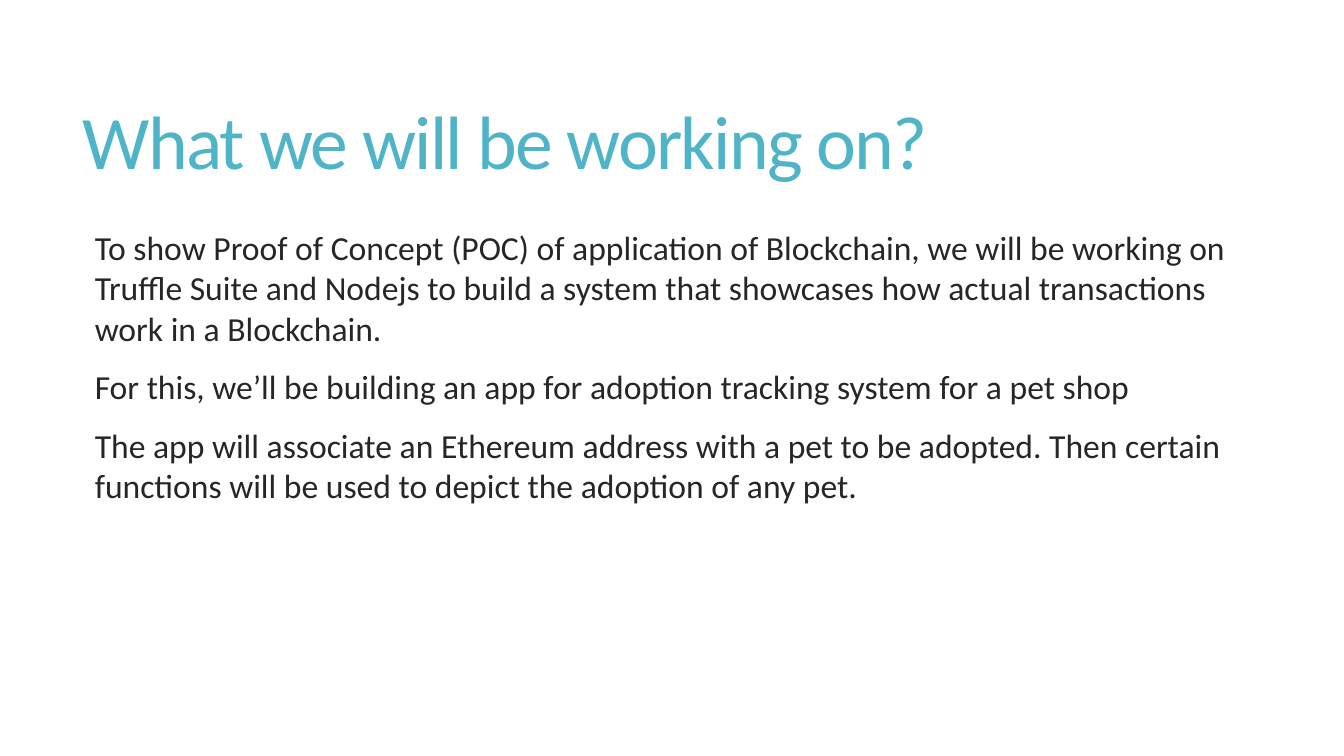
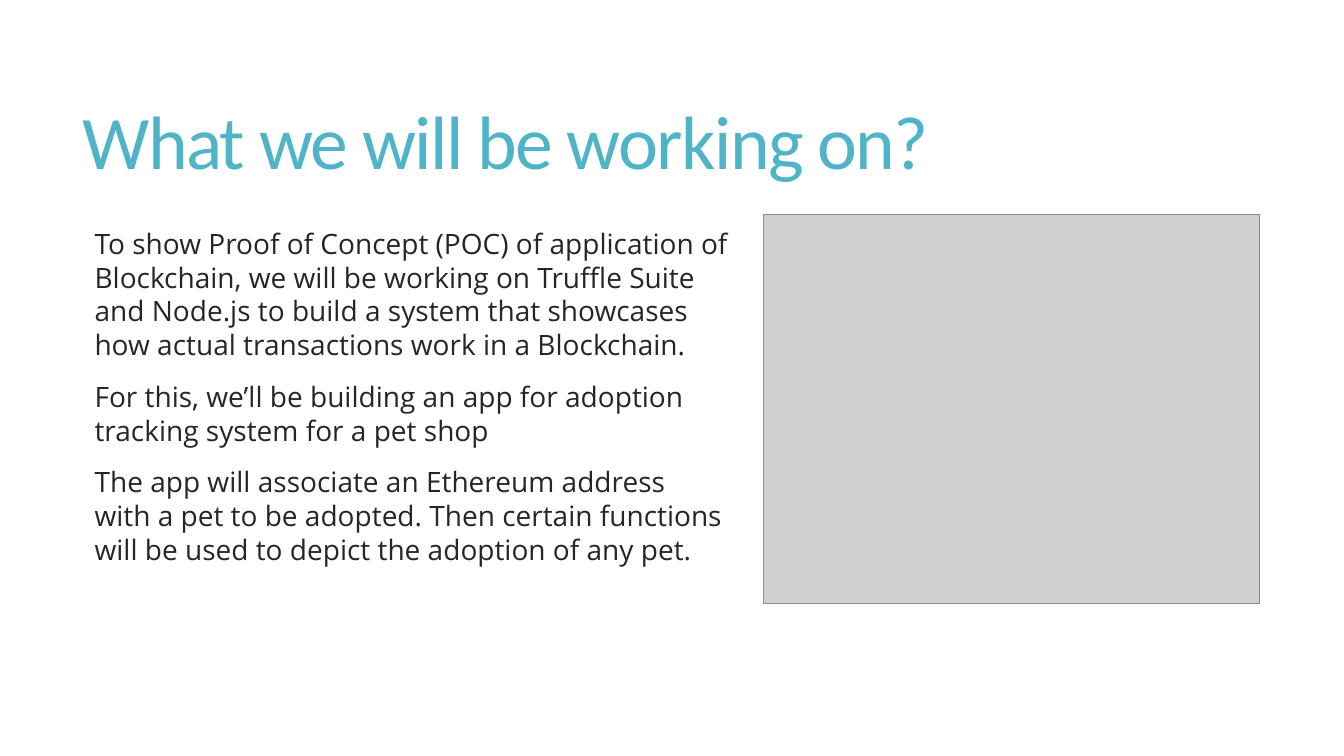
Before and after one commit to PalaashA/POC-Blockchain, a slide deck: slide 9 of Presentations/POC Blockchain 6th sem.pptx. Drawn at 1344x756 pixels with LibreOffice and Linux fonts; fonts in the diff are those of the drawing; grey boxes stand for pictures. Boxes give left, top, right and bottom in pixels: in the first picture for what was removed or moved away, otherwise in the second. Text is boxed around its words. In the diff, an @@ line names an element or a change of style, - is before the commit and + after.

```diff
--- a/Presentations/POC Blockchain 6th sem.pptx
+++ b/Presentations/POC Blockchain 6th sem.pptx
@@ text at box(95, 232, 727, 356): text changed; size 24 to 20 pt; font Calibri to Open Sans @@
-  To show Proof of Concept (POC) of application of Blockchain, we will be working on Truffle Suite and Nodejs to build a system that showcases how actual transactions work in a Blockchain.
+  To show Proof of Concept (POC) of application of Blockchain, we will be working on Truffle Suite and Node.js to build a system that showcases how actual transactions work in a Blockchain.
@@ picture added at box(764, 215, 1260, 604) @@
@@ text at box(95, 385, 722, 567): size 24 to 20 pt, font Calibri to Open Sans in "For this, we’ll be building an app ...", "The app will associate an Ethereum address ..." @@
```
Also in this commit, not shown: 17 other slides changed, 1 other file.
